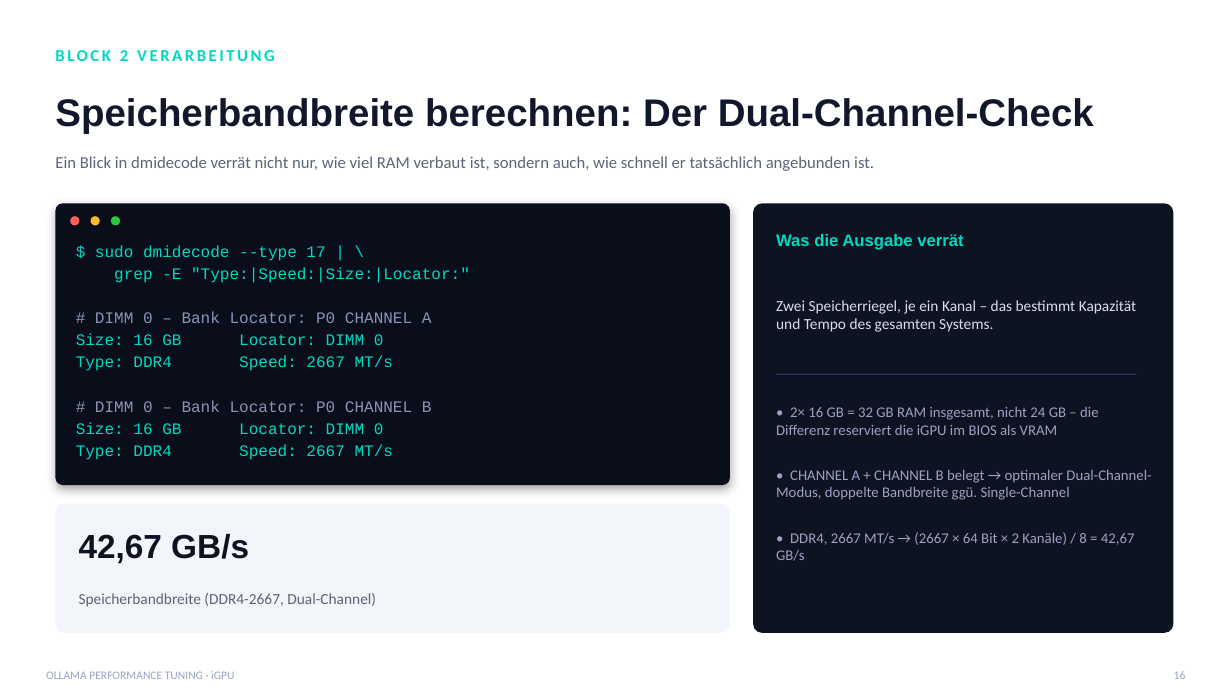
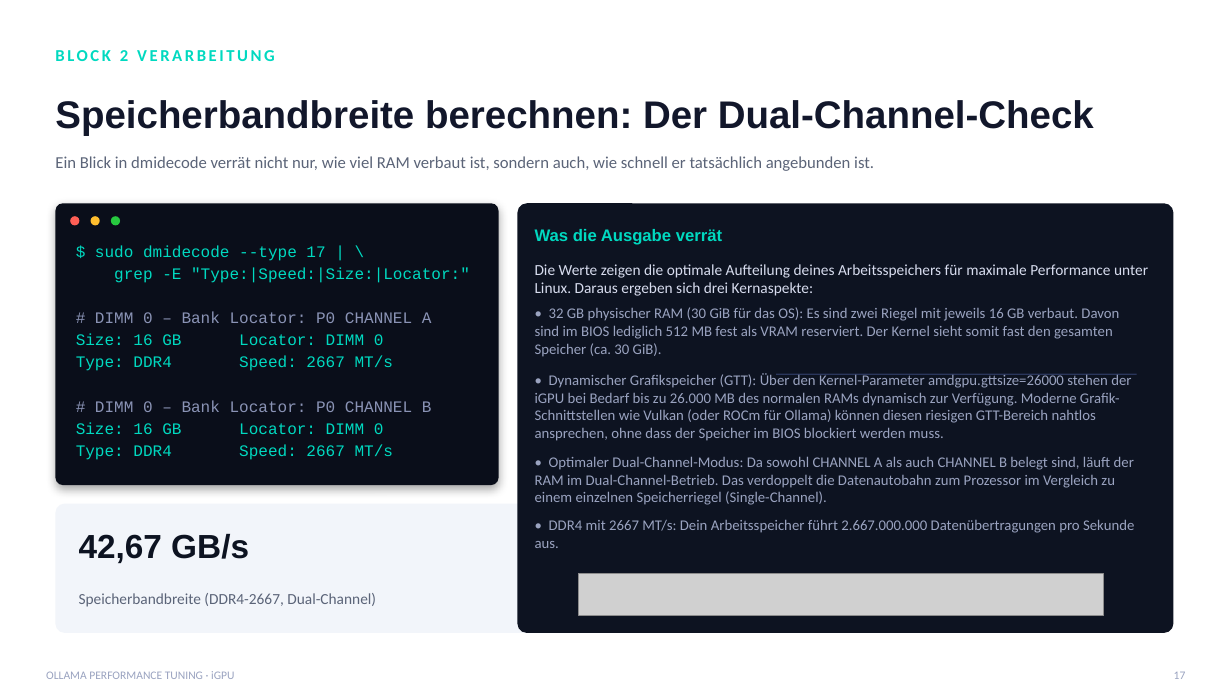
Before and after one commit to Ralfhgw/igpu-performance-tuning, a slide deck: slide 17 of Ollama_iGPU_Performance_Tuning.pptx (slide 16 before the commit). Drawn at 1232x693 pixels with LibreOffice and Linux fonts; fonts in the diff are those of the drawing; grey boxes stand for pictures. Boxes give left, top, right and bottom in pixels: in the first picture for what was removed or moved away, otherwise in the second. Text is boxed around its words. In the diff, an @@ line names an element or a change of style, - is before the commit and + after.

```diff
--- a/Ollama_iGPU_Performance_Tuning.pptx
+++ b/Ollama_iGPU_Performance_Tuning.pptx
@@ rounded rectangle: place and size @@
-rounded rectangle at (55, 203, 730, 485)
+rounded rectangle at (55, 203, 499, 485)
@@ rounded rectangle: place and size @@
-rounded rectangle at (753, 203, 1174, 633)
+rounded rectangle at (518, 203, 1174, 633)
@@ text "Was die Ausgabe verrät": place and size @@
-text "Was die Ausgabe verrät" at (776, 234, 963, 250)
+text "Was die Ausgabe verrät" at (535, 229, 722, 245)
@@ text at (535, 264, 1148, 296): text changed @@
-Zwei Speicherriegel, je ein Kanal – das bestimmt Kapazität und Tempo des gesamten Systems.
+Die Werte zeigen die optimale Aufteilung deines Arbeitsspeichers für maximale Performance unter Linux. Daraus ergeben sich drei Kernaspekte:
@@ text at (535, 307, 1119, 357): text changed @@
-• 2× 16 GB = 32 GB RAM insgesamt, nicht 24 GB – die Differenz reserviert die iGPU im BIOS als VRAM
+• 32 GB physischer RAM (30 GiB für das OS): Es sind zwei Riegel mit jeweils 16 GB verbaut. Davon sind im BIOS lediglich 512 MB fest als VRAM reserviert. Der Kernel sieht somit fast den gesamten Speicher (ca. 30 GiB).
@@ text added at (535, 373, 1131, 441), 11.5 pt, text #9AA3C0 @@
+• Dynamischer Grafikspeicher (GTT): Über den Kernel-Parameter amdgpu.gttsize=26000 stehen der iGPU bei Bedarf bis zu 26.000 MB des normalen RAMs dynamisch zur Verfügung. Moderne Grafik-Schnittstellen wie Vulkan (oder ROCm für Ollama) können diesen riesigen GTT-Bereich nahtlos ansprechen, ohne dass der Speicher im BIOS blockiert werden muss.
@@ text added at (535, 456, 1134, 505), 11.5 pt, text #9AA3C0 @@
+• Optimaler Dual-Channel-Modus: Da sowohl CHANNEL A als auch CHANNEL B belegt sind, läuft der RAM im Dual-Channel-Betrieb. Das verdoppelt die Datenautobahn zum Prozessor im Vergleich zu einem einzelnen Speicherriegel (Single-Channel).
@@ text removed at (776, 469, 1151, 500) @@
-• CHANNEL A + CHANNEL B belegt → optimaler Dual-Channel-Modus, doppelte Bandbreite ggü. Single-Channel
@@ text added at (535, 519, 1134, 548), 11.5 pt, text #9AA3C0 @@
+• DDR4 mit 2667 MT/s: Dein Arbeitsspeicher führt 2.667.000.000 Datenübertragungen pro Sekunde aus.
@@ text removed at (776, 532, 1135, 561) @@
-• DDR4, 2667 MT/s → (2667 × 64 Bit × 2 Kanäle) / 8 = 42,67 GB/s
@@ picture added at (579, 574, 1104, 616) @@
@@ text at (1174, 671, 1186, 679): text changed @@
-16
+17
```
Also in this commit, not shown: 23 other slides changed, 2 slides added, 9 slides removed, 8 other files.
